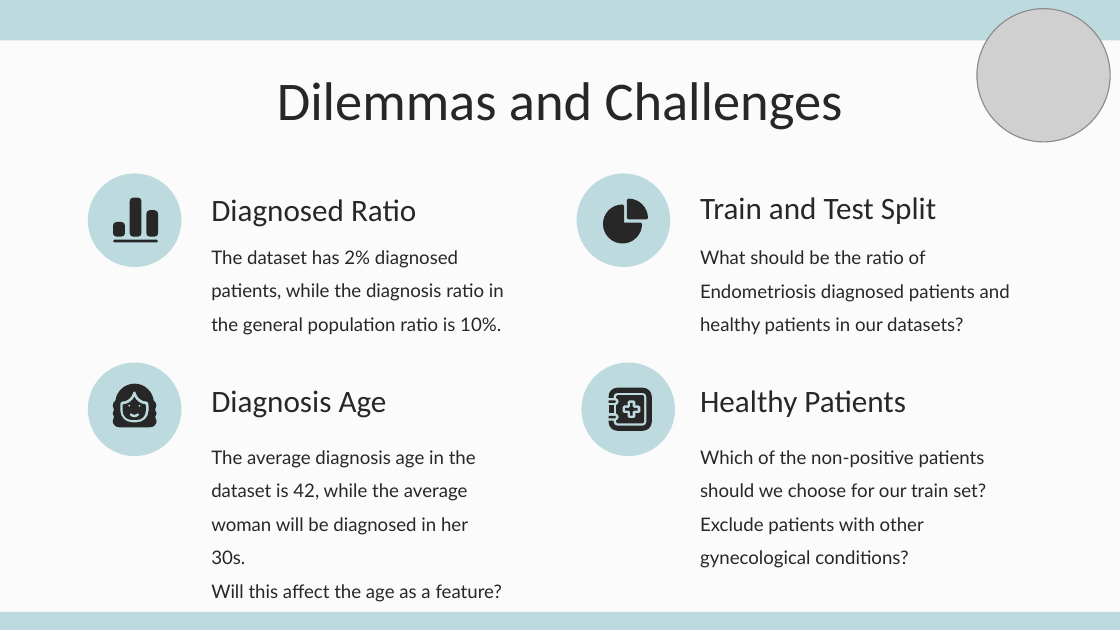
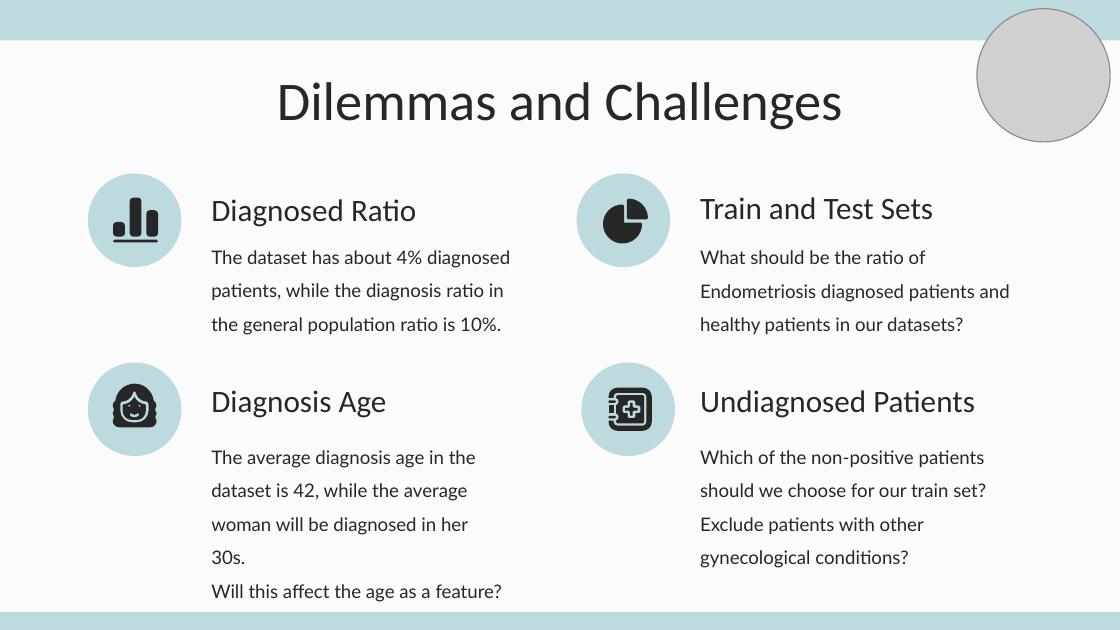
Before and after one commit to daniel-moshe/ML-Endo-Detection, a slide deck: slide 10 of endo early detection-mid presentation.pptx. Drawn at 1120x630 pixels with LibreOffice and Linux fonts; fonts in the diff are those of the drawing; grey boxes stand for pictures. Boxes give left, top, right and bottom in pixels: in the first picture for what was removed or moved away, otherwise in the second. Text is boxed around its words. In the diff, an @@ line names an element or a change of style, - is before the commit and + after.

```diff
--- a/endo early detection-mid presentation.pptx
+++ b/endo early detection-mid presentation.pptx
@@ subtitle at bbox=[700, 197, 933, 220]: text changed @@
-Train and Test Split
+Train and Test Sets
@@ subtitle at bbox=[211, 250, 510, 335]: text changed @@
-The dataset has 2% diagnosed patients, while the diagnosis ratio in the general population ratio is 10%.
+The dataset has about 4% diagnosed patients, while the diagnosis ratio in the general population ratio is 10%.
@@ subtitle at bbox=[700, 390, 975, 418]: text changed @@
-Healthy Patients
+Undiagnosed Patients
```
Also in this commit, not shown: 9 other slides changed, 4 other files.
